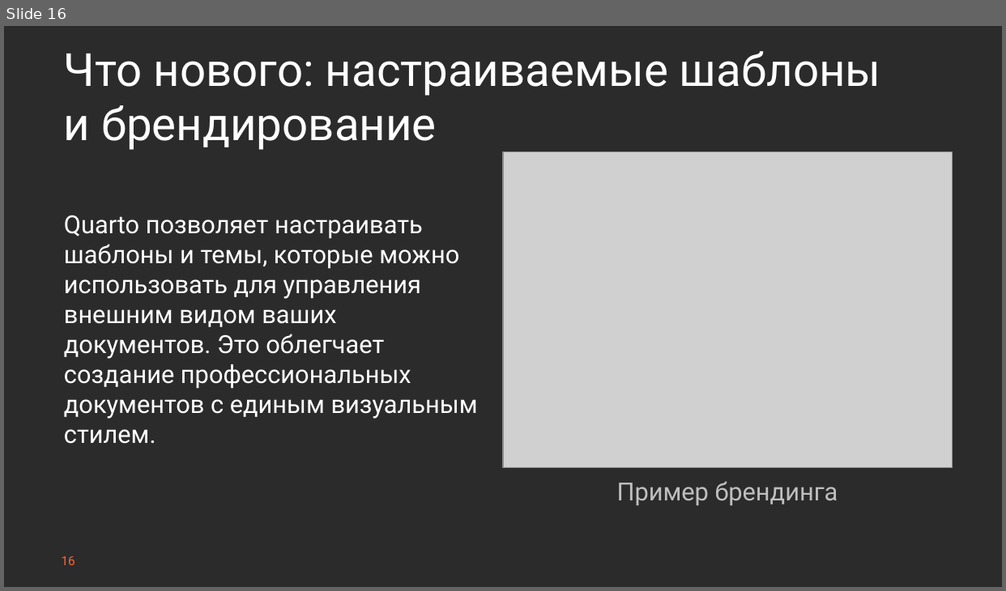
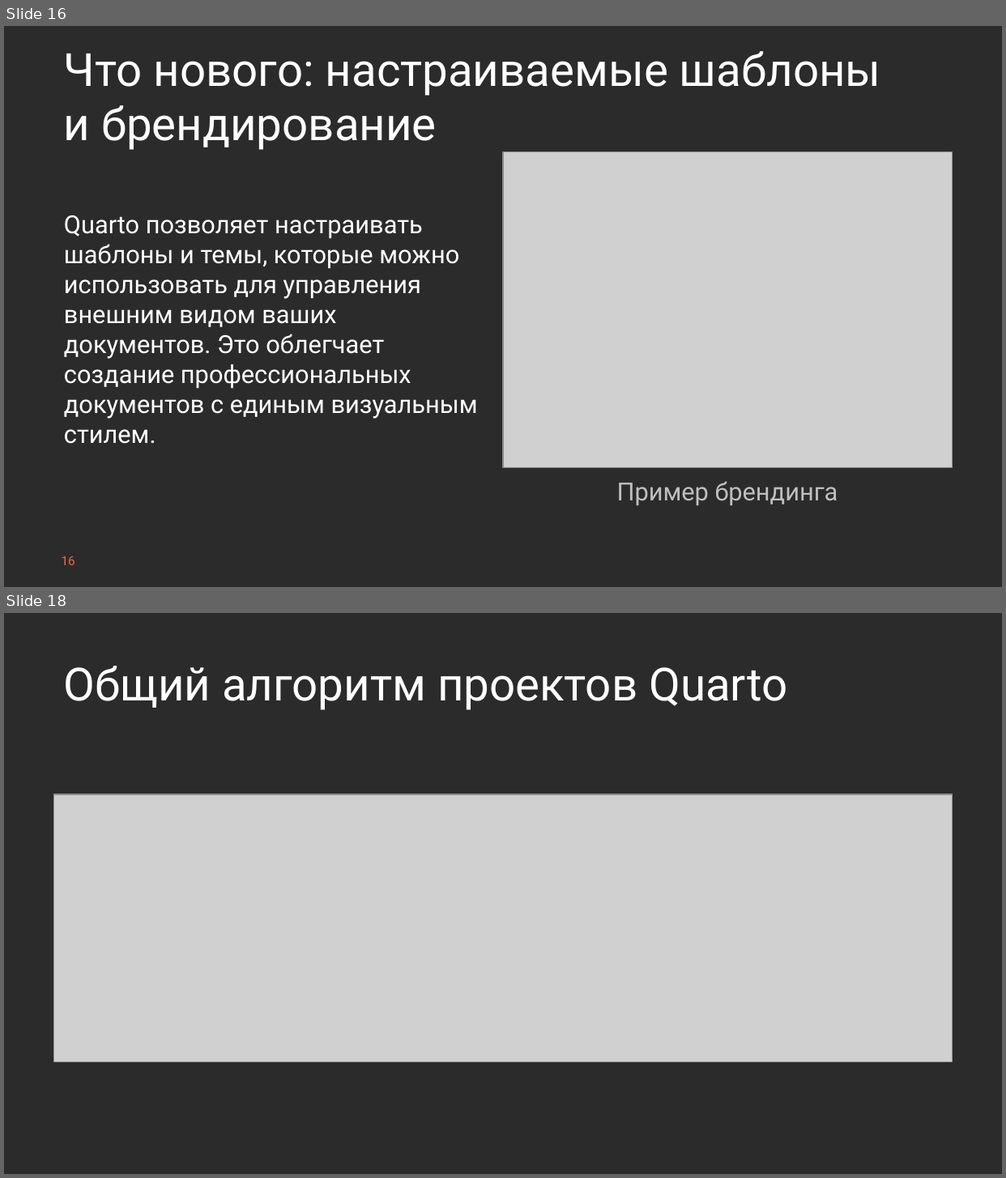
Before and after one commit to Marwolaeth/OTUS_R4DA, a slide deck: 01-Quarto/slides_draft.pptx. Shown one above the other, each under a label of ours: slide 16 before the commit, slides 16 and 18 after it; the slides between them are not shown. The pictures are 1006x591 and 1006x1178 pixels, drawn with LibreOffice and Linux fonts; fonts in the diff are those of the drawing; grey boxes stand for pictures; background and template pictures are left out; a plain dark background stands for a picture behind light text. Boxes give left, top, right and bottom in pixels: in the first picture for what was removed or moved away, otherwise in the second. Text is boxed around its words. In the diff, an @@ line names an element or a change of style, - is before the commit and + after.

```diff
--- a/01-Quarto/slides_draft.pptx
+++ b/01-Quarto/slides_draft.pptx
@@ slide 18 added at [4, 613, 1002, 1174], background picture (left out) @@
@@ title added at [64, 666, 787, 710], 33 pt, text #FFFFFF @@
+Общий алгоритм проектов Quarto
@@ picture added at [54, 794, 952, 1062] @@
```
Also in this commit, not shown: 1 slide changed, 5 other slides added, 1 slide removed, 2 other files.
